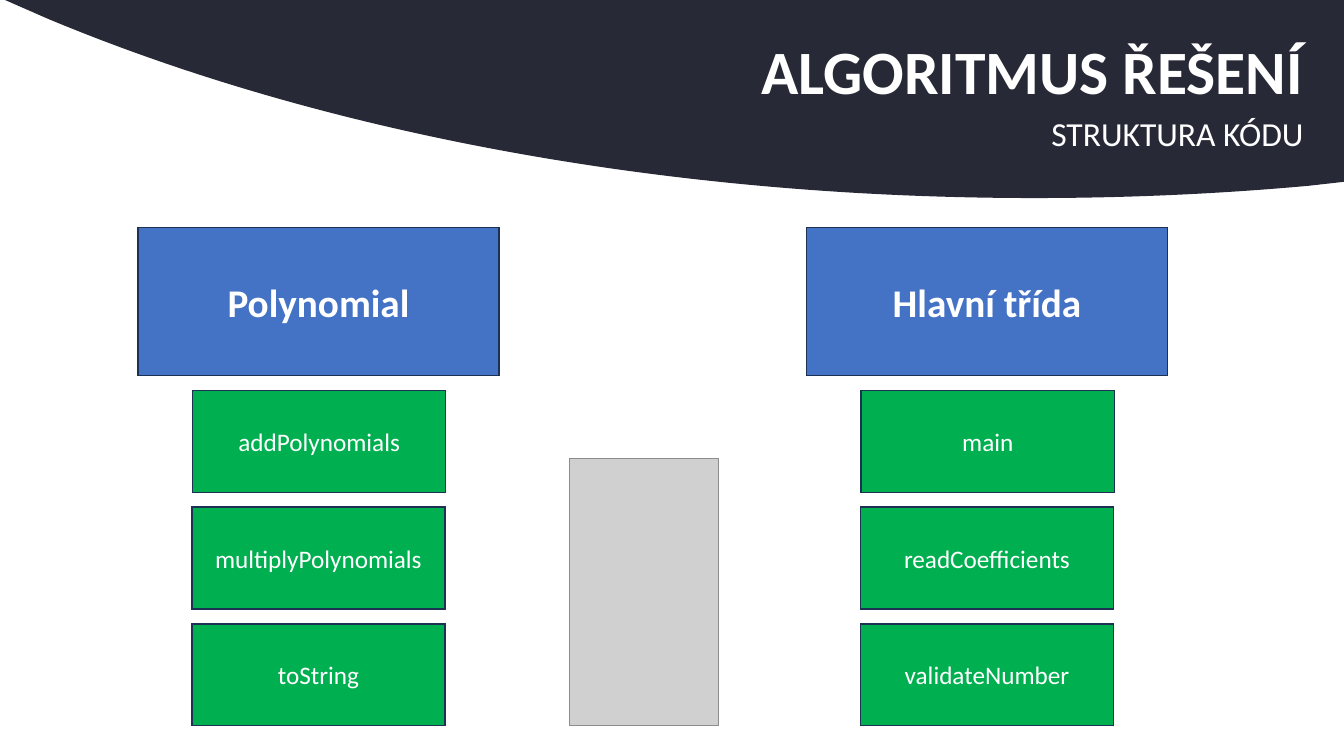
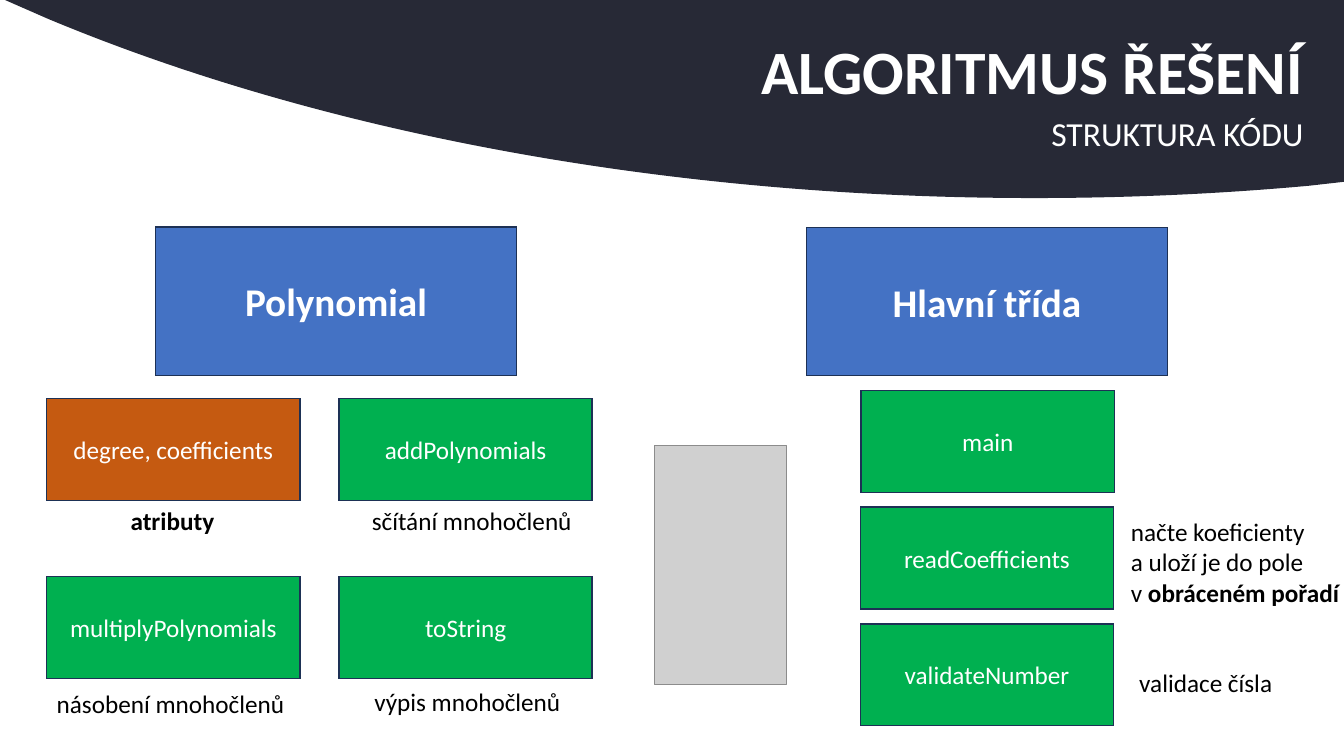
Before and after one commit to DanielRybar/ALG1Codes2023, a slide deck: slide 3 of src/semestralProject/U06PolySumAndProductRybarPresentation.pptx. Drawn at 1344x756 pixels with LibreOffice and Linux fonts; fonts in the diff are those of the drawing; grey boxes stand for pictures; background and template pictures are left out. Boxes give left, top, right and bottom in pixels: in the first picture for what was removed or moved away, otherwise in the second. Text is boxed around its words. In the diff, an @@ line names an element or a change of style, - is before the commit and + after.

```diff
--- a/src/semestralProject/U06PolySumAndProductRybarPresentation.pptx
+++ b/src/semestralProject/U06PolySumAndProductRybarPresentation.pptx
@@ rectangle "Polynomial": place and size @@
-rectangle "Polynomial" at <box>138,228,499,376</box>
+rectangle "Polynomial" at <box>155,227,516,375</box>
@@ rectangle added at <box>46,398,299,500</box>, fill #C55A11, outline #1E3256 1 pt, 18 pt, text #FFFFFF @@
+degree, coefficients
@@ rectangle "addPolynomials": place and size @@
-rectangle "addPolynomials" at <box>193,390,446,492</box>
+rectangle "addPolynomials" at <box>339,398,592,500</box>
@@ picture: place and size @@
-picture at <box>570,459,718,727</box>
+picture at <box>654,446,787,685</box>
@@ text added at <box>131,512,215,534</box>, 18 pt, text #000000, bold @@
+atributy
@@ text added at <box>372,512,571,531</box>, 18 pt, text #000000 @@
+sčítání mnohočlenů
@@ text added at <box>1131,523,1339,606</box>, 18 pt, text #000000 @@
+načte koeficienty a uloží je do pole v obráceném pořadí
@@ rectangle "multiplyPolynomials": place and size @@
-rectangle "multiplyPolynomials" at <box>192,507,445,609</box>
+rectangle "multiplyPolynomials" at <box>46,577,299,679</box>
@@ rectangle "toString": place and size @@
-rectangle "toString" at <box>192,624,445,726</box>
+rectangle "toString" at <box>339,577,592,679</box>
@@ text added at <box>1139,674,1272,693</box>, 18 pt, text #000000 @@
+validace čísla
@@ text added at <box>57,695,284,714</box>, 18 pt, text #000000 @@
+násobení mnohočlenů
@@ text added at <box>374,693,560,715</box>, 18 pt, text #000000 @@
+výpis mnohočlenů
```
Also in this commit, not shown: 1 other slide changed, 3 other files.
